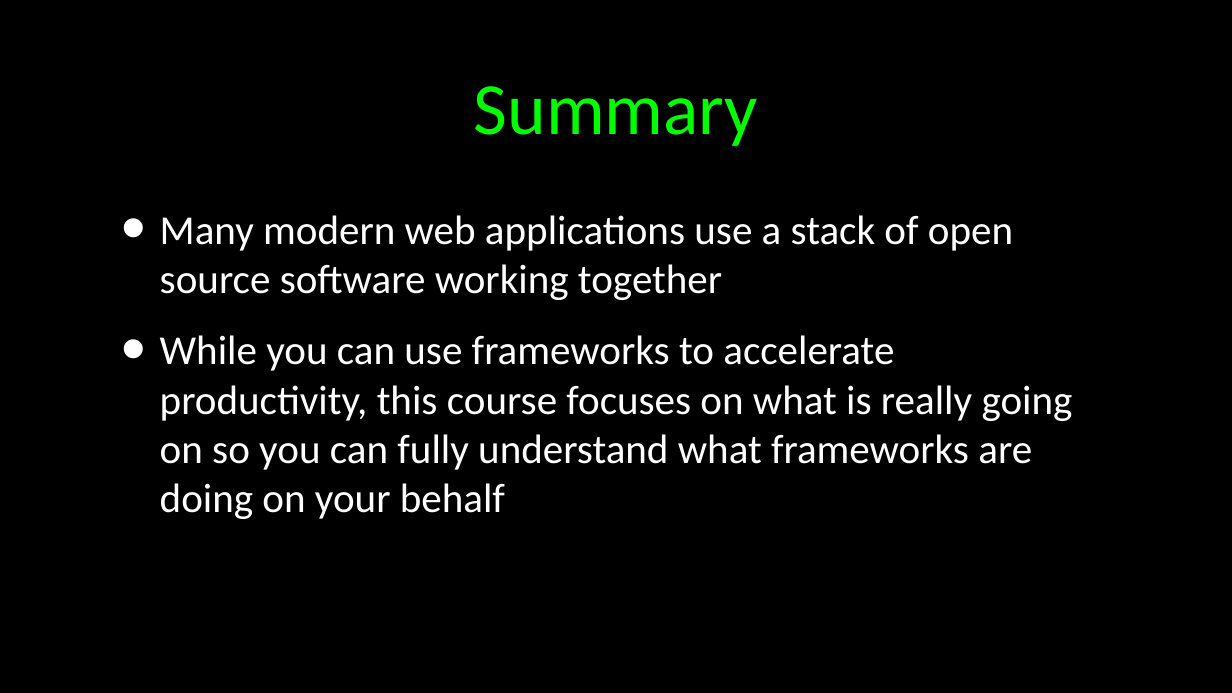
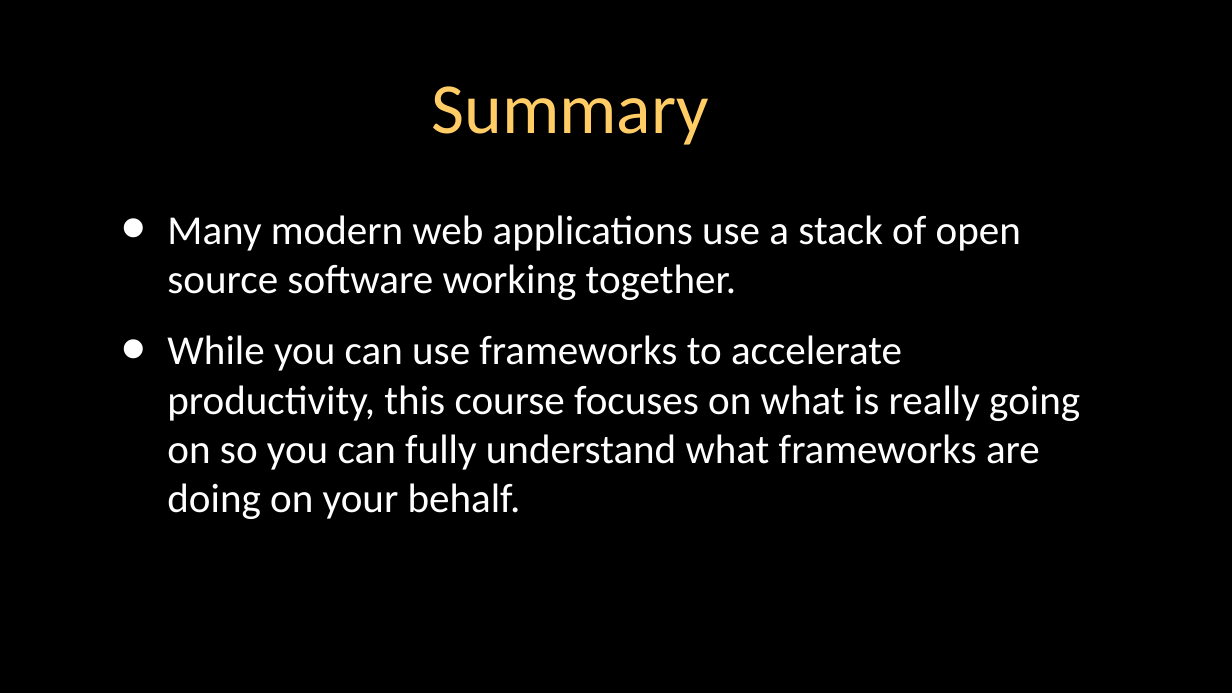
Before and after one commit to csev/wa4e, a slide deck: slide 23 of lectures/Web-01-HTTP.ppt (slide 24 before the commit). Drawn at 1232x693 pixels with LibreOffice and Linux fonts; fonts in the diff are those of the drawing. Boxes give left, top, right and bottom in pixels: in the first picture for what was removed or moved away, otherwise in the second. Text is boxed around its words. In the diff, an @@ line names an element or a change of style, - is before the commit and + after.

```diff
--- a/lectures/Web-01-HTTP.ppt
+++ b/lectures/Web-01-HTTP.ppt
@@ title "Summary" at <box>432,86,710,145</box>: size 43 to 42 pt, text colour #00FF00 to #FFCC66 @@
@@ text at <box>167,215,1080,519</box>: text changed @@
-• Many modern web applications use a stack of open source software working together
-• While you can use frameworks to accelerate productivity, this course focuses on what is really going on so you can fully understand what frameworks are doing on your behalf
+• Many modern web applications use a stack of open source software working together.
+• While you can use frameworks to accelerate productivity, this course focuses on what is really going on so you can fully understand what frameworks are doing on your behalf.
```
Also in this commit, not shown: 19 other slides changed, 1 slide removed, 2 other files.
